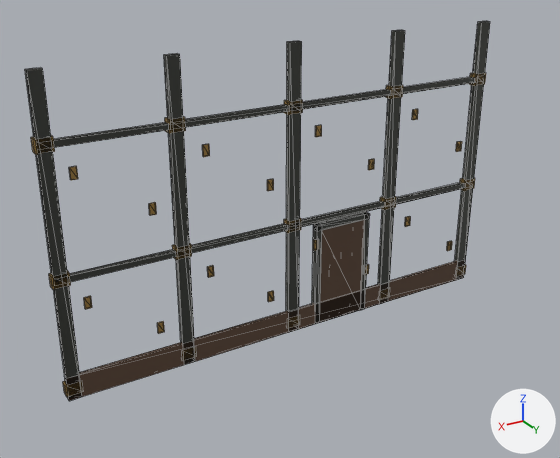
An edit to the glTF model godot/assets/kit/town/retaining_c.glb, drawn before and after from the same camera.
The view is the same before and after, from a camera (50 mm lens) standing at (6.3, 10.04, 7.03) and looking at (0.47, 0.32, 2.17). Arrows for +X, +Y and +Z are at lower right; the lights stay in place. The older version comes first. Mesh edges are drawn as thin lines. Vertices at exactly the same position are counted once.

The scene before the commit, as lines of its bpy script (objects in view):
```python
me_retaining_c = bpy.data.meshes.new('retaining_c')
me_retaining_c.from_pydata(...)  # 368 vertices, 564 faces; spans x -4.03..4.03, y -0.13..0.0, z 0.0..5.0
# faces by material slot: [60, 504]
me_retaining_c.materials.append(mat_flat)
me_retaining_c.materials.append(mat_metal)
ob_retaining_c = bpy.data.objects.new('retaining_c', me_retaining_c)
ob_retaining_c.location = (0.0, 0.0, 0.0)
```
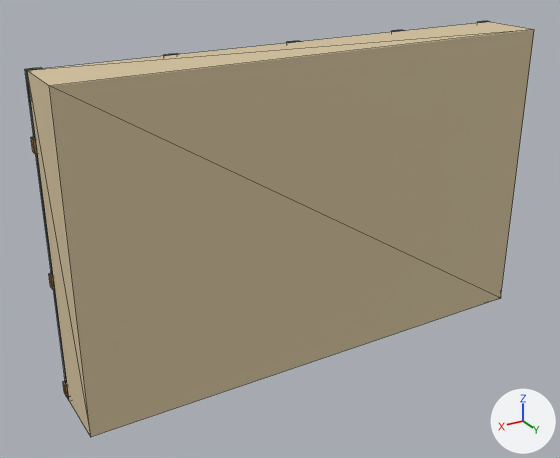
Where the change shows, as pixel boxes [x1, y1, x2, y2] in the pictures (560 x 458 px):
'retaining_c', reshaped (9% wider, 9% taller)
    before: [25, 21, 490, 401]
    after: [25, 21, 534, 437]
part 1 of me_retaining_c, added
    after: [27, 22, 534, 437]

The change, as a diff of the scene's bpy script:
```diff
--- a/godot/assets/kit/town/retaining_c.glb.py
+++ b/godot/assets/kit/town/retaining_c.glb.py
@@ mat_shell @@
+mat_shell = bpy.data.materials.new('shell')
+# nodes: BsdfPrincipled, Mix, OutputMaterial, VertexColor
+# colours: pale yellow #e9dfc9, mixed with the vertex colours
@@ me_retaining_c @@
 # used by ob_retaining_c; location = (0.0, 0.0, 0.0)
-me_retaining_c.from_pydata(...)  # 368 vertices, 564 faces; spans x -4.03..4.03, y -0.13..0.0, z 0.0..5.0
+me_retaining_c.from_pydata(...)  # 372 vertices, 576 faces; spans x -4.03..4.03, y -0.13..1.0, z 0.0..5.0
+# me_retaining_c part 1
+# 4 vertices are added at (-4.0, 1.0, 0.0), (4.0, 1.0, 0.0), (-4.0, 1.0, 5.0), (4.0, 1.0, 5.0)
+# 12 new faces join them, mat_shell
 me_retaining_c.materials.append(mat_flat)
 me_retaining_c.materials.append(mat_metal)
+me_retaining_c.materials.append(mat_shell)
```
